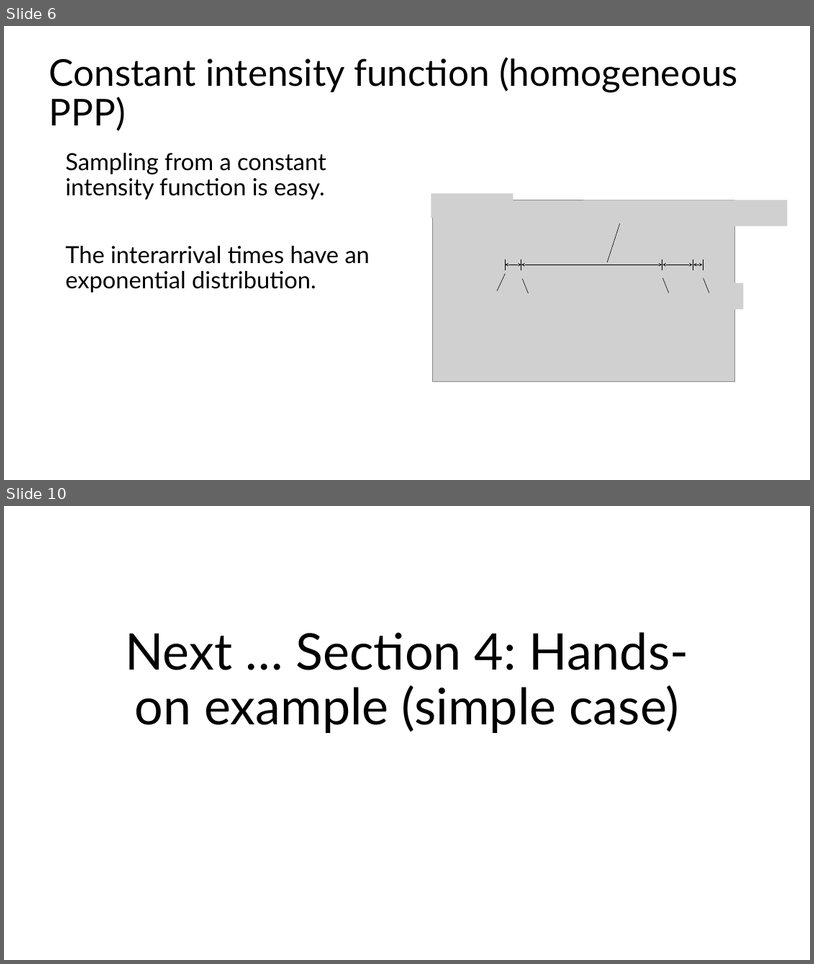
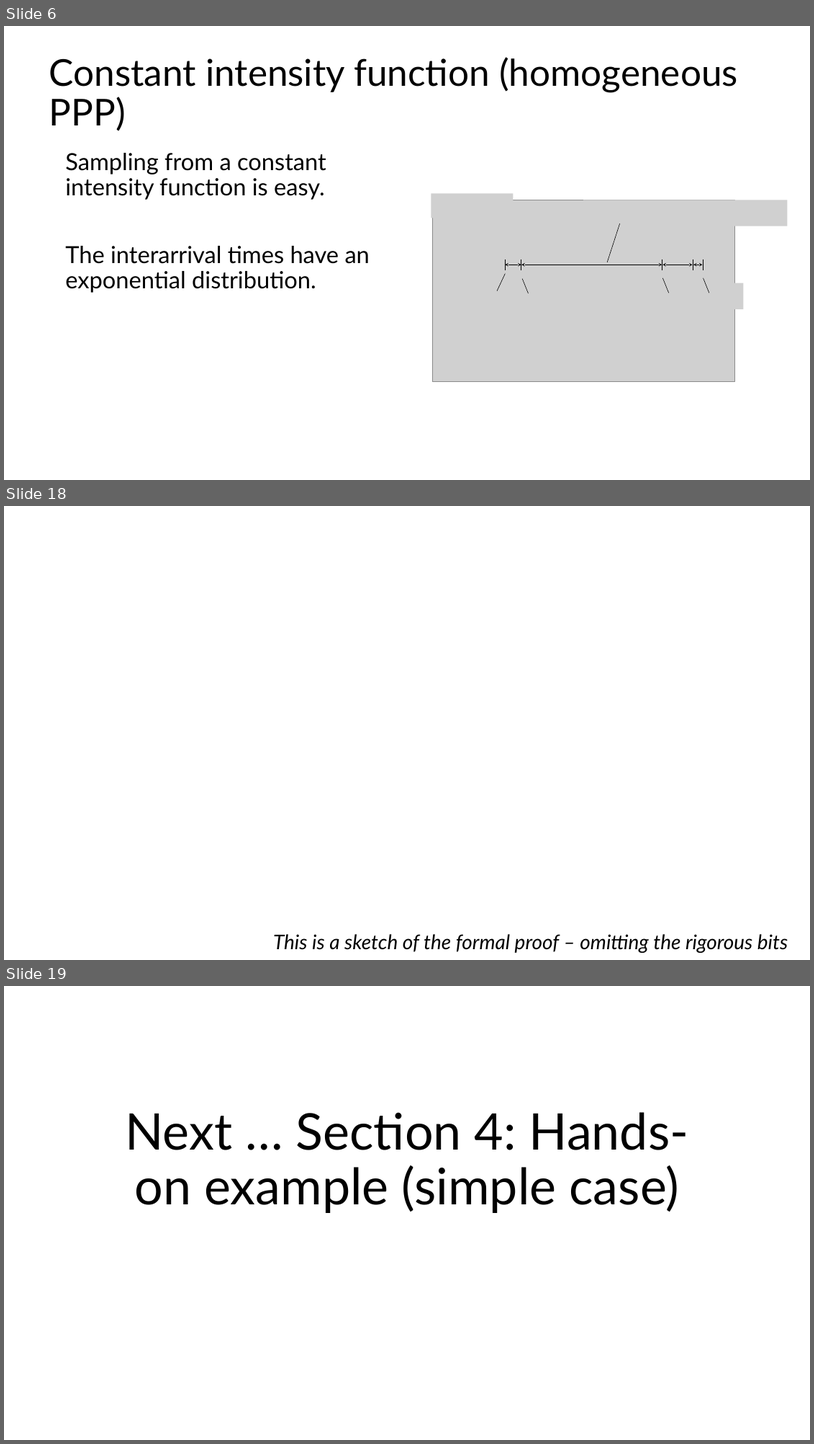
Before and after one commit to ttrikalin/des-R-course, a slide deck: materials/03_Sampling.pptx. Shown one above the other, each under a label of ours: slides 6 and 10 before the commit, slides 6, 18 and 19 after it; the slides between them are not shown. The pictures are 814x964 and 814x1444 pixels, drawn with LibreOffice and Linux fonts; fonts in the diff are those of the drawing; grey boxes stand for pictures. Boxes give left, top, right and bottom in pixels: in the first picture for what was removed or moved away, otherwise in the second. Text is boxed around its words. In the diff, an @@ line names an element or a change of style, - is before the commit and + after.

```diff
--- a/materials/03_Sampling.pptx
+++ b/materials/03_Sampling.pptx
@@ slide 18 added at (4, 506, 810, 960), background #FFFFFF @@
@@ text added at (273, 934, 788, 952), 24 pt, text #000000, italic @@
+This is a sketch of the formal proof – omitting the rigorous bits
@@ what was slide 10 is now slide 19 @@
```
Also in this commit, not shown: 4 slides changed, 9 other slides added, 1 slide removed, 20 other files.
